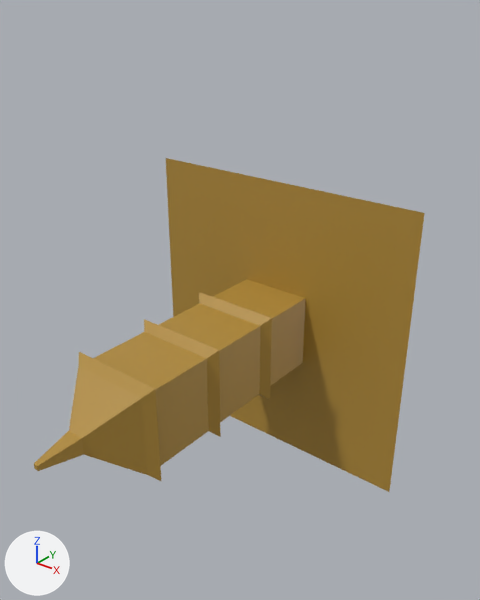
A saved change to the glTF model modelo.glb.
The view is the same before and after, from a 50 mm lens placed at (9.64, -9.61, 8.71), pointed at (0.73, 1.54, 1.79). The lights are fixed; the arrows at lower left show +X, +Y and +Z. Where no turn or scale is listed for an object, it has been applied to the vertices. Vertices at the same position are counted once.

Names of what the first picture shows: 'Plano'.
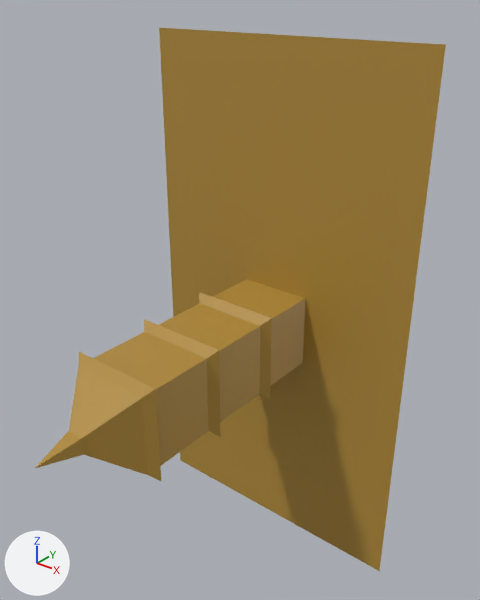
Changed parts and their boxes (x1, y1, x2, y2) in the pictures (480 x 600 px; the box of a moved part takes in the faces that stretch with it):
'Plano', reshaped (62% taller)
    before: (34, 158, 425, 492)
    after: (35, 28, 446, 571)
part 1 of me_plano_001, moved or reshaped
    before: (166, 158, 425, 492)
    after: (159, 28, 446, 571)
part 2 of me_plano_001, cut back
    before: (34, 431, 84, 471)
    after: (35, 431, 84, 468)

The change in detail:
me_plano_001 is used by ob_plano; location (0.0, 4.0, 0.0).
Verts and faces of me_plano_001; kept vertices keep their numbers, new ones are numbered from 40.
Before the commit, vertices of me_plano_001: 0 (-4.0, 0.0, -4.0), 1 (-4.0, 0.0, 4.0) at pixel (165, 157), 3 (4.0, 0.0, -4.0) at pixel (389, 492), 6 (4.0, 0.0, 4.0) at pixel (424, 212).
me_plano_001 had 40 vertices, 74 faces and spanned x -4.0..4.0, y -8.0..0.0, z -4.0..4.0.
me_plano_001 now has 37 vertices, 68 faces and spans x -4.0..4.0, y -8.0..0.0, z -7.0..7.5.
Part 1, on me_plano_001:
Vertex 0 moves to (-4.0, 0.0, -7.0), pixel (180, 460).
Vertex 3 moves to (4.0, 0.0, -7.0), pixel (379, 571).
Vertex 1 moves to (-4.0, 0.0, 7.5), pixel (159, 27).
Vertex 6 moves to (4.0, 0.0, 7.5), pixel (445, 44).
Part 2, on me_plano_001:
3 vertices are removed from x -0.06..0.06, y -8.0, z -0.06..0.06.
9 faces are deleted.
3 new faces join them.
